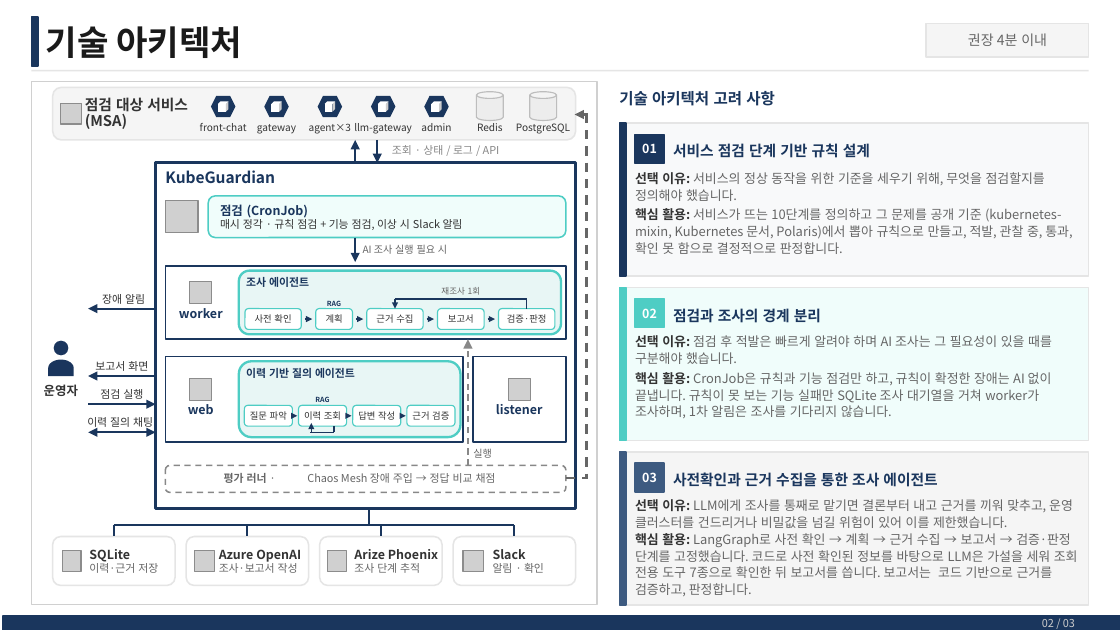
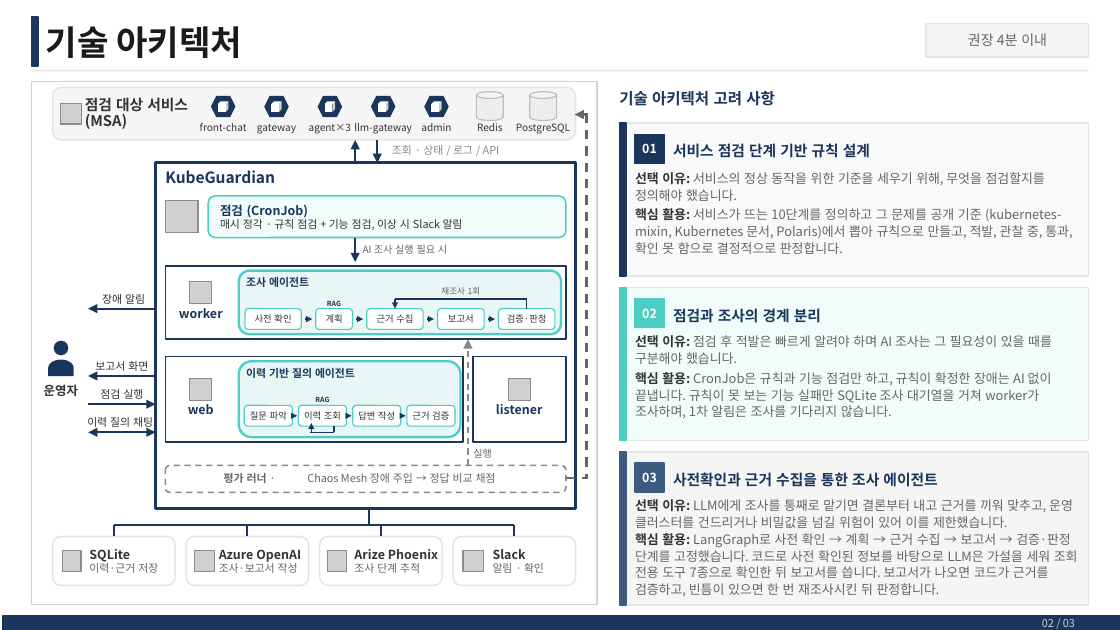
Before and after one commit to skax-jihyeryu/KubeGuardian, a slide deck: slide 3 of docs/산출물/AI_Master_Project_최종발표_류지혜_11791_v0.3.pptx. Drawn at 1120x630 pixels with LibreOffice and Linux fonts; fonts in the diff are those of the drawing; grey boxes stand for pictures; background and template pictures are left out. Boxes give left, top, right and bottom in pixels: in the first picture for what was removed or moved away, otherwise in the second. Text is boxed around its words. In the diff, an @@ line names an element or a change of style, - is before the commit and + after.

```diff
--- a/docs/산출물/AI_Master_Project_최종발표_류지혜_11791_v0.3.pptx
+++ b/docs/산출물/AI_Master_Project_최종발표_류지혜_11791_v0.3.pptx
@@ text at box(635, 533, 1078, 596): text changed @@
-핵심 활용: LangGraph로 사전 확인 → 계획 → 근거 수집 → 보고서 → 검증·판정 단계를 고정했습니다. 코드로 사전 확인된 정보를 바탕으로 LLM은 가설을 세워 조회 전용 도구 7종으로 확인한 뒤 보고서를 씁니다. 보고서는 코드 기반으로 근거를 검증하고, 판정합니다.
+핵심 활용: LangGraph로 사전 확인 → 계획 → 근거 수집 → 보고서 → 검증·판정 단계를 고정했습니다. 코드로 사전 확인된 정보를 바탕으로 LLM은 가설을 세워 조회 전용 도구 7종으로 확인한 뒤 보고서를 씁니다. 보고서가 나오면 코드가 근거를 검증하고, 빈틈이 있으면 한 번 재조사시킨 뒤 판정합니다.
```
